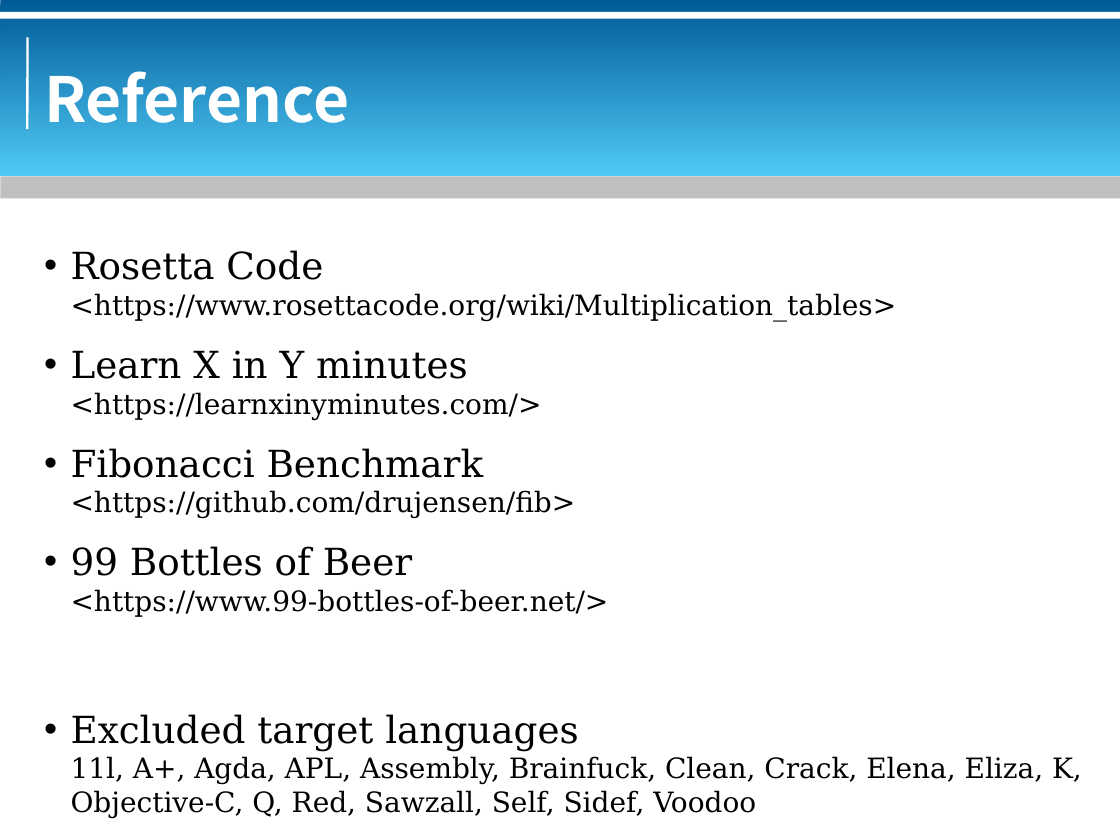
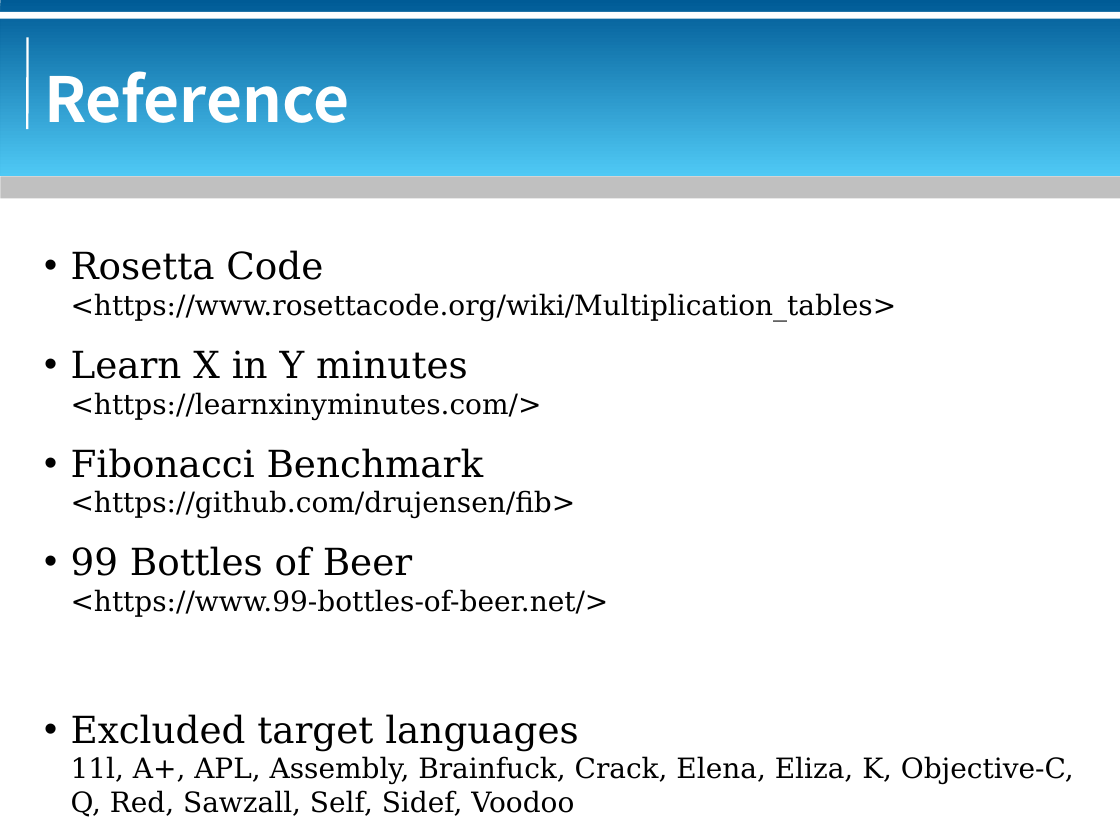
Before and after one commit to bluebat/.presentations, a slide deck: slide 87 of multiplication-table.odp (slide 85 before the commit). Drawn at 1120x840 pixels with LibreOffice and Linux fonts; fonts in the diff are those of the drawing; background and template pictures are left out. Boxes give left, top, right and bottom in pixels: in the first picture for what was removed or moved away, otherwise in the second. Text is boxed around its words. In the diff, an @@ line names an element or a change of style, - is before the commit and + after.

```diff
--- a/multiplication-table.odp
+++ b/multiplication-table.odp
@@ text at (x1=71, y1=756, x2=1074, y2=817): text changed @@
-11l, A+, Agda, APL, Assembly, Brainfuck, Clean, Crack, Elena, Eliza, K, Objective-C, Q, Red, Sawzall, Self, Sidef, Voodoo
+11l, A+, APL, Assembly, Brainfuck, Crack, Elena, Eliza, K, Objective-C, Q, Red, Sawzall, Self, Sidef, Voodoo
```
Also in this commit, not shown: 3 other slides changed, 2 slides added, 1 other file.
